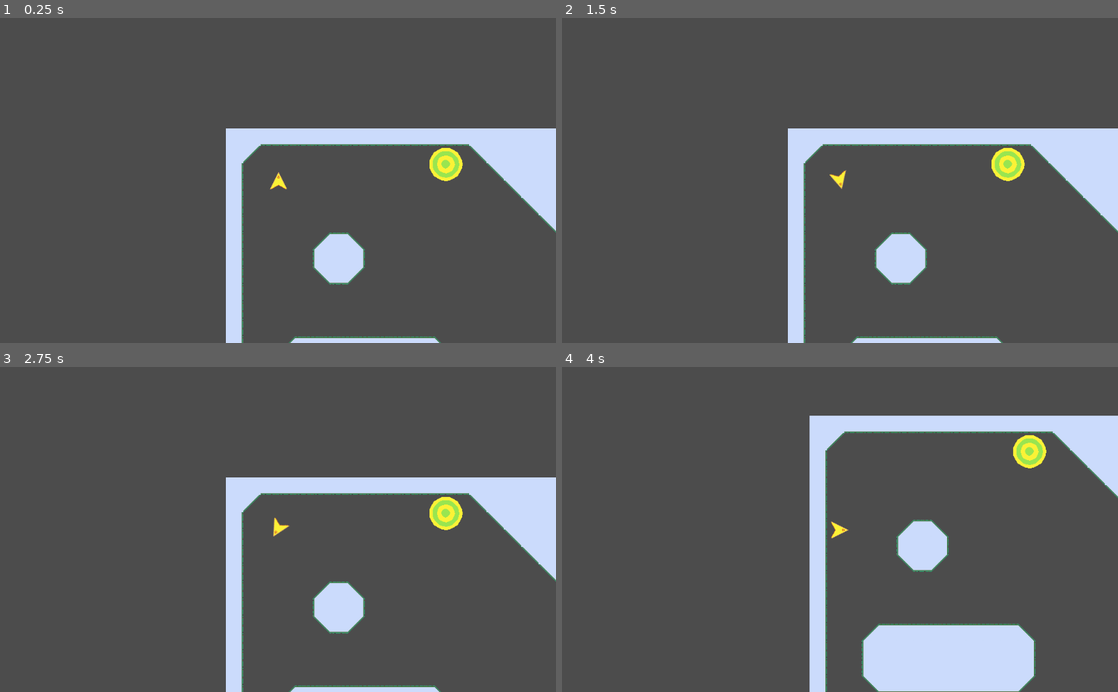
Above: before the commit, frames 1-4 (two rows, left to right).
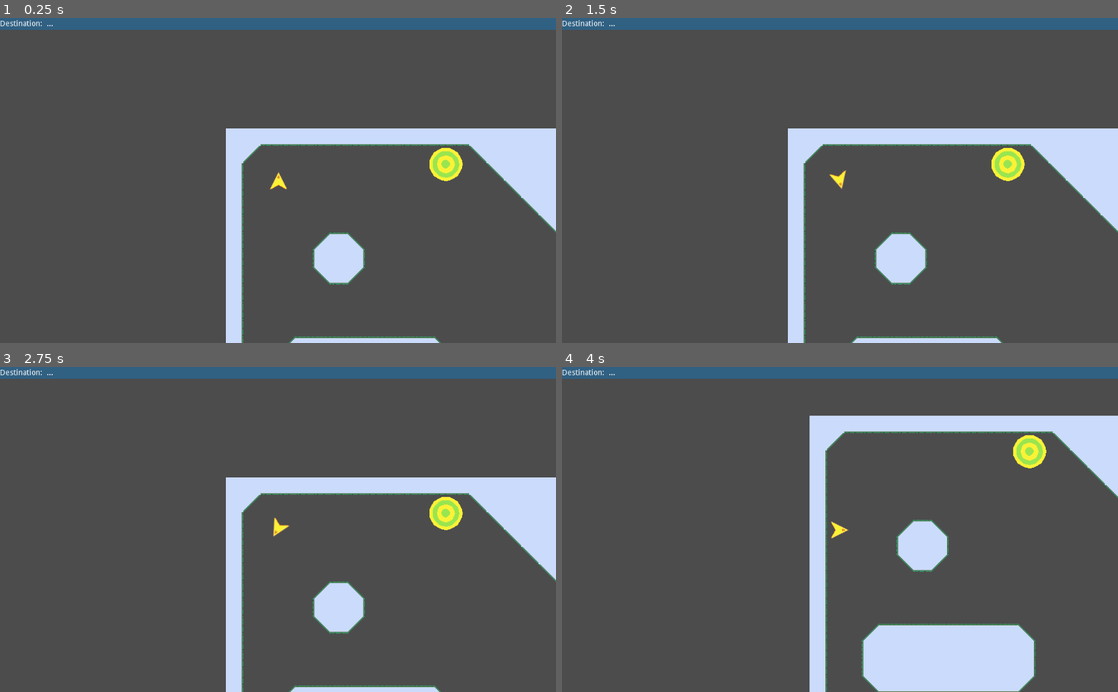
Above: after the commit, the same moments.

Repository: broquaint/comrade-cabbie
Game: Godot game, scene res://Root.tscn
Two runs of this game, one before a commit and one after it. Both use one fixed random seed, a clock stepped at 60 frames per second and the inputs below.
Inputs:
- Up to frame 1 (0.25 s): no input
- Up to frame 2 (1.5 s): tap Enter at 0.5 s; hold Right (move_right) 0.53-1.28 s; hold Left (move_left) from 1.28 s (still down)
- Up to frame 3 (2.75 s): tap Space at 2 s; release Left (move_left) at 2.03 s; hold Right (move_right) from 2.03 s (still down)
- Up to frame 4 (4 s): release Right (move_right) at 2.78 s; hold Up (move_up) 2.78-3.53 s; hold Left (move_left) from 3.53 s (still down)

The runs differ from the first frame. In frame 1, 3.6% of the frame differs, in the area x 0-100%, y 0-4%; in frame 2, 3.6%; in frame 3, 3.6%; in frame 4, 3.6%.

Commit message:
Have pickup points relate to dropoff points
Add a HUD to display where to go. All very noddy but getting there.

Also dropped Godoxel as it didn't quite do what I need (and seemed to
be quite wonky on macOS).

Diff:
--- /dev/null
+++ b/HUD.gd
@@ -0,0 +1,7 @@
+extends Control
+
+func on_new_pickup(dropoff: Node):
+	$Container/Destination.text = dropoff.name
+
+func on_new_dropoff():
+	$Container/Destination.text = '...'
--- /dev/null
+++ b/HUD.tscn
@@ -0,0 +1,35 @@
+[gd_scene load_steps=2 format=2]
+
+[ext_resource path="res://HUD.gd" type="Script" id=1]
+
+[node name="HUD" type="CanvasLayer"]
+
+[node name="ColorRect" type="ColorRect" parent="."]
+margin_right = 1024.0
+margin_bottom = 22.0
+color = Color( 0.188235, 0.376471, 0.509804, 1 )
+
+[node name="Control" type="Control" parent="."]
+margin_right = 40.0
+margin_bottom = 40.0
+script = ExtResource( 1 )
+
+[node name="Container" type="HBoxContainer" parent="Control"]
+margin_right = 499.0
+margin_bottom = 22.0
+__meta__ = {
+"_edit_group_": true
+}
+
+[node name="Label" type="Label" parent="Control/Container"]
+margin_top = 4.0
+margin_right = 82.0
+margin_bottom = 18.0
+text = "Destination: "
+
+[node name="Destination" type="Label" parent="Control/Container"]
+margin_left = 86.0
+margin_top = 4.0
+margin_right = 98.0
+margin_bottom = 18.0
+text = "..."
--- a/Player.gd
+++ b/Player.gd
@@ -4,8 +4,12 @@
 const MAX_SPEED : float = 400.0
 const ROTATION_SPEED : float = 5.0 * 60
 
+signal new_pickup(current_dropoff)
+signal new_dropoff()
+
 var dead : bool
 var velocity : Vector2
+var current_dropoff : Node
 
 func _physics_process(delta) -> void:
 	if dead == true:
@@ -38,8 +42,14 @@
 
 	velocity = move_and_slide(velocity)
 
-func pickup_point_entered(node):
-	print('entered pickup', node)
+func pickup_point_entered(_node, point):
+	print('entered pickup', point)
+	var dropoffs = get_parent().dropoffs
+	current_dropoff = dropoffs[randi() % dropoffs.size()]
+	emit_signal('new_pickup', current_dropoff)
 
-func dropoff_point_entered(node):
-	print('entered dropoff', node)
+func dropoff_point_entered(_node, point):
+	print('entered dropoff', point, ' current dropoff is ', current_dropoff)
+	if point == current_dropoff:
+		emit_signal('new_dropoff')
+		current_dropoff = null
--- a/Root.gd
+++ b/Root.gd
@@ -7,12 +7,14 @@
 func _ready():
 	$Player.position = Vector2(96, 96)
 	_build_points()
+	$Player.connect('new_pickup', $HUD/Control, 'on_new_pickup')
+	$Player.connect('new_dropoff', $HUD/Control, 'on_new_dropoff')
 
 func _build_points():
 	for point in $TileMap.get_children():
 		if point.is_in_group('pickup points'):
-			pickups. append(point)
-			point.connect('body_entered', $Player, 'pickup_point_entered')
+			pickups.append(point)
+			point.connect('body_entered', $Player, 'pickup_point_entered', [point])
 		elif point.is_in_group('dropoff points'):
 			dropoffs.append(point)
-			point.connect('body_entered', $Player, 'dropoff_point_entered')
+			point.connect('body_entered', $Player, 'dropoff_point_entered', [point])
--- a/Root.tscn
+++ b/Root.tscn
@@ -6,6 +6,7 @@
 [ext_resource path="res://Root.gd" type="Script" id=4]
 [ext_resource path="res://assets/pickup point.png" type="Texture" id=5]
 [ext_resource path="res://assets/dropoff point.png" type="Texture" id=6]
+[ext_resource path="res://HUD.tscn" type="PackedScene" id=7]
 
 [sub_resource type="ConvexPolygonShape2D" id=2]
 points = PoolVector2Array( 32, 32, 0, 32, 0, 0, 32, 0 )
@@ -246,8 +247,32 @@
 [node name="Sprite" type="Sprite" parent="TileMap/Pickup Point 1"]
 texture = ExtResource( 5 )
 
+[node name="Pickup Point 2" type="Area2D" parent="TileMap" groups=["pickup points"]]
+position = Vector2( 1200.07, 495.322 )
+__meta__ = {
+"_edit_group_": true
+}
+
+[node name="CollisionPolygon2D" type="CollisionPolygon2D" parent="TileMap/Pickup Point 2"]
+polygon = PoolVector2Array( -8.3215, -29.6314, -21.3127, -22.8679, -29.5495, -8.33643, -29.7747, 7.64565, -21.2239, 22.2533, -3.83713, 30.5192, 3.28857, 30.7329, 19.749, 22.6809, 29.7962, 7.14684, 30.0812, -7.95966, 20.6753, -22.8524, 7.35022, -29.8356 )
+
+[node name="Sprite" type="Sprite" parent="TileMap/Pickup Point 2"]
+texture = ExtResource( 5 )
+
+[node name="Pickup Point 3" type="Area2D" parent="TileMap" groups=["pickup points"]]
+position = Vector2( 619.375, 1499.61 )
+__meta__ = {
+"_edit_group_": true
+}
+
+[node name="CollisionPolygon2D" type="CollisionPolygon2D" parent="TileMap/Pickup Point 3"]
+polygon = PoolVector2Array( -8.3215, -29.6314, -21.3127, -22.8679, -29.5495, -8.33643, -29.7747, 7.64565, -21.2239, 22.2533, -3.83713, 30.5192, 3.28857, 30.7329, 19.749, 22.6809, 29.7962, 7.14684, 30.0812, -7.95966, 20.6753, -22.8524, 7.35022, -29.8356 )
+
+[node name="Sprite" type="Sprite" parent="TileMap/Pickup Point 3"]
+texture = ExtResource( 5 )
+
 [node name="Dropoff Point 1" type="Area2D" parent="TileMap" groups=["dropoff points"]]
-position = Vector2( 983.569, 861.346 )
+position = Vector2( 719.074, 868.306 )
 __meta__ = {
 "_edit_group_": true
 }
@@ -256,6 +281,30 @@
 polygon = PoolVector2Array( -8.3215, -29.6314, -21.3127, -22.8679, -29.5495, -8.33643, -29.7747, 7.64565, -21.2239, 22.2533, -3.83713, 30.5192, 3.28857, 30.7329, 19.749, 22.6809, 29.7962, 7.14684, 30.0812, -7.95966, 20.6753, -22.8524, 7.35022, -29.8356 )
 
 [node name="Sprite" type="Sprite" parent="TileMap/Dropoff Point 1"]
+texture = ExtResource( 6 )
+
+[node name="Dropoff Point 3" type="Area2D" parent="TileMap" groups=["dropoff points"]]
+position = Vector2( 1559.29, 808.646 )
+__meta__ = {
+"_edit_group_": true
+}
+
+[node name="CollisionPolygon2D" type="CollisionPolygon2D" parent="TileMap/Dropoff Point 3"]
+polygon = PoolVector2Array( -8.3215, -29.6314, -21.3127, -22.8679, -29.5495, -8.33643, -29.7747, 7.64565, -21.2239, 22.2533, -3.83713, 30.5192, 3.28857, 30.7329, 19.749, 22.6809, 29.7962, 7.14684, 30.0812, -7.95966, 20.6753, -22.8524, 7.35022, -29.8356 )
+
+[node name="Sprite" type="Sprite" parent="TileMap/Dropoff Point 3"]
+texture = ExtResource( 6 )
+
+[node name="Dropoff Point 2" type="Area2D" parent="TileMap" groups=["dropoff points"]]
+position = Vector2( 177.159, 1078.11 )
+__meta__ = {
+"_edit_group_": true
+}
+
+[node name="CollisionPolygon2D" type="CollisionPolygon2D" parent="TileMap/Dropoff Point 2"]
+polygon = PoolVector2Array( -8.3215, -29.6314, -21.3127, -22.8679, -29.5495, -8.33643, -29.7747, 7.64565, -21.2239, 22.2533, -3.83713, 30.5192, 3.28857, 30.7329, 19.749, 22.6809, 29.7962, 7.14684, 30.0812, -7.95966, 20.6753, -22.8524, 7.35022, -29.8356 )
+
+[node name="Sprite" type="Sprite" parent="TileMap/Dropoff Point 2"]
 texture = ExtResource( 6 )
 
 [node name="Player" type="KinematicBody2D" parent="."]
@@ -275,3 +324,29 @@
 
 [node name="Camera2D" type="Camera2D" parent="Player"]
 current = true
+
+[node name="HUD" parent="." instance=ExtResource( 7 )]
+
+[node name="RichTextLabel" type="RichTextLabel" parent="."]
+margin_left = 693.0
+margin_top = 809.0
+margin_right = 783.0
+margin_bottom = 825.0
+bbcode_text = "Dropoff 1"
+text = "Dropoff 1"
+
+[node name="RichTextLabel2" type="RichTextLabel" parent="."]
+margin_left = 136.5
+margin_top = 1031.0
+margin_right = 226.5
+margin_bottom = 1047.0
+bbcode_text = "Dropoff 2"
+text = "Dropoff 2"
+
+[node name="RichTextLabel3" type="RichTextLabel" parent="."]
+margin_left = 1519.54
+margin_top = 757.589
+margin_right = 1609.54
+margin_bottom = 773.589
+bbcode_text = "Dropoff 3"
+text = "Dropoff 3"
--- a/project.godot
+++ b/project.godot
@@ -7,124 +7,6 @@
 ;   param=value ; assign values to parameters
 
 config_version=4
-
-_global_script_classes=[ {
-"base": "Reference",
-"class": "BrushPrefabs",
-"language": "GDScript",
-"path": "res://addons/Godoxel/BrushPrefabs.gd"
-}, {
-"base": "Node",
-"class": "GEAction",
-"language": "GDScript",
-"path": "res://addons/Godoxel/actions/Action.gd"
-}, {
-"base": "Node",
-"class": "GEAnimation",
-"language": "GDScript",
-"path": "res://addons/Godoxel/Animation.gd"
-}, {
-"base": "GEAction",
-"class": "GEBrighten",
-"language": "GDScript",
-"path": "res://addons/Godoxel/actions/Brighten.gd"
-}, {
-"base": "GEAction",
-"class": "GEBrush",
-"language": "GDScript",
-"path": "res://addons/Godoxel/actions/Brush.gd"
-}, {
-"base": "GEAction",
-"class": "GEBucket",
-"language": "GDScript",
-"path": "res://addons/Godoxel/actions/Bucket.gd"
-}, {
-"base": "Control",
-"class": "GECanvas",
-"language": "GDScript",
-"path": "res://addons/Godoxel/Canvas.gd"
-}, {
-"base": "GEAction",
-"class": "GECut",
-"language": "GDScript",
-"path": "res://addons/Godoxel/actions/Cut.gd"
-}, {
-"base": "GEAction",
-"class": "GEDarken",
-"language": "GDScript",
-"path": "res://addons/Godoxel/actions/Darken.gd"
-}, {
-"base": "Control",
-"class": "GEDraggableWindow",
-"language": "GDScript",
-"path": "res://addons/Godoxel/dialogs/DraggableWindow.gd"
-}, {
-"base": "Control",
-"class": "GEFrame",
-"language": "GDScript",
-"path": "res://addons/Godoxel/Frame.gd"
-}, {
-"base": "Reference",
-"class": "GELayer",
-"language": "GDScript",
-"path": "res://addons/Godoxel/Layer.gd"
-}, {
-"base": "GEAction",
-"class": "GELine",
-"language": "GDScript",
-"path": "res://addons/Godoxel/actions/Line.gd"
-}, {
-"base": "GEAction",
-"class": "GEMultiLine",
-"language": "GDScript",
-"path": "res://addons/Godoxel/actions/MultiLine.gd"
-}, {
-"base": "GEAction",
-"class": "GEPasteCut",
-"language": "GDScript",
-"path": "res://addons/Godoxel/actions/PasteCut.gd"
-}, {
-"base": "GEAction",
-"class": "GEPencil",
-"language": "GDScript",
-"path": "res://addons/Godoxel/actions/Pencil.gd"
-}, {
-"base": "GEAction",
-"class": "GERainbow",
-"language": "GDScript",
-"path": "res://addons/Godoxel/actions/Rainbow.gd"
-}, {
-"base": "GEAction",
-"class": "GERect",
-"language": "GDScript",
-"path": "res://addons/Godoxel/actions/Rect.gd"
-}, {
-"base": "Node",
-"class": "GEUtils",
-"language": "GDScript",
-"path": "res://addons/Godoxel/Util.gd"
-} ]
-_global_script_class_icons={
-"BrushPrefabs": "",
-"GEAction": "",
-"GEAnimation": "",
-"GEBrighten": "",
-"GEBrush": "",
-"GEBucket": "",
-"GECanvas": "",
-"GECut": "",
-"GEDarken": "",
-"GEDraggableWindow": "",
-"GEFrame": "",
-"GELayer": "",
-"GELine": "",
-"GEMultiLine": "",
-"GEPasteCut": "",
-"GEPencil": "",
-"GERainbow": "",
-"GERect": "",
-"GEUtils": ""
-}
 
 [application]
 
Not shown: 1 places in Root.tscn that only renumber resources
